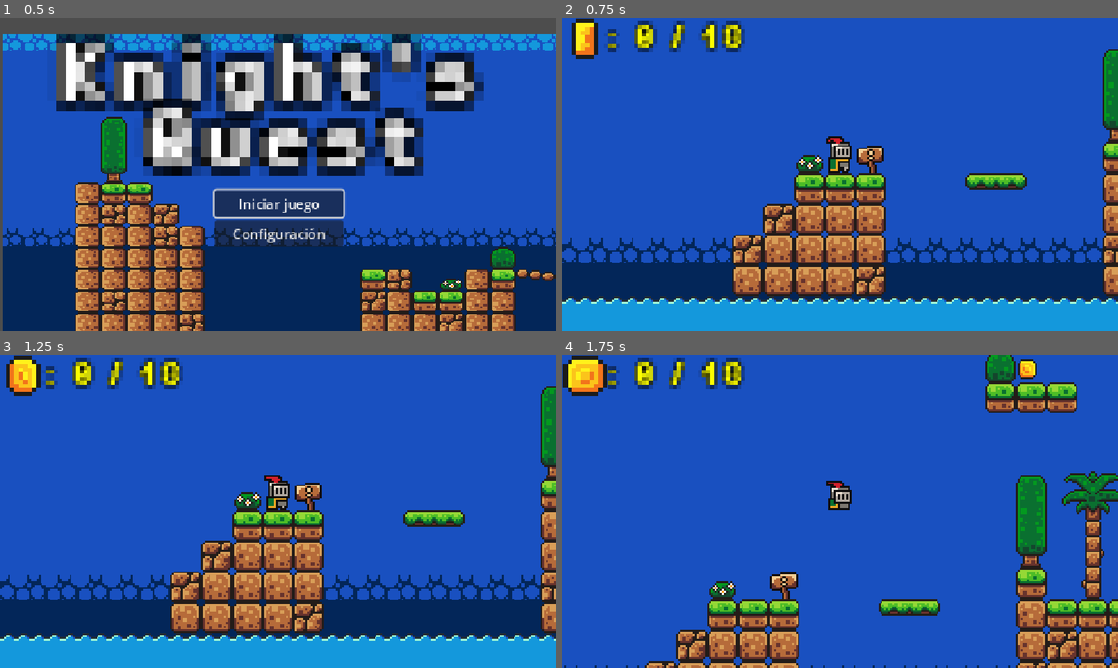
Above: before the commit, frames 1-4 (two rows, left to right).
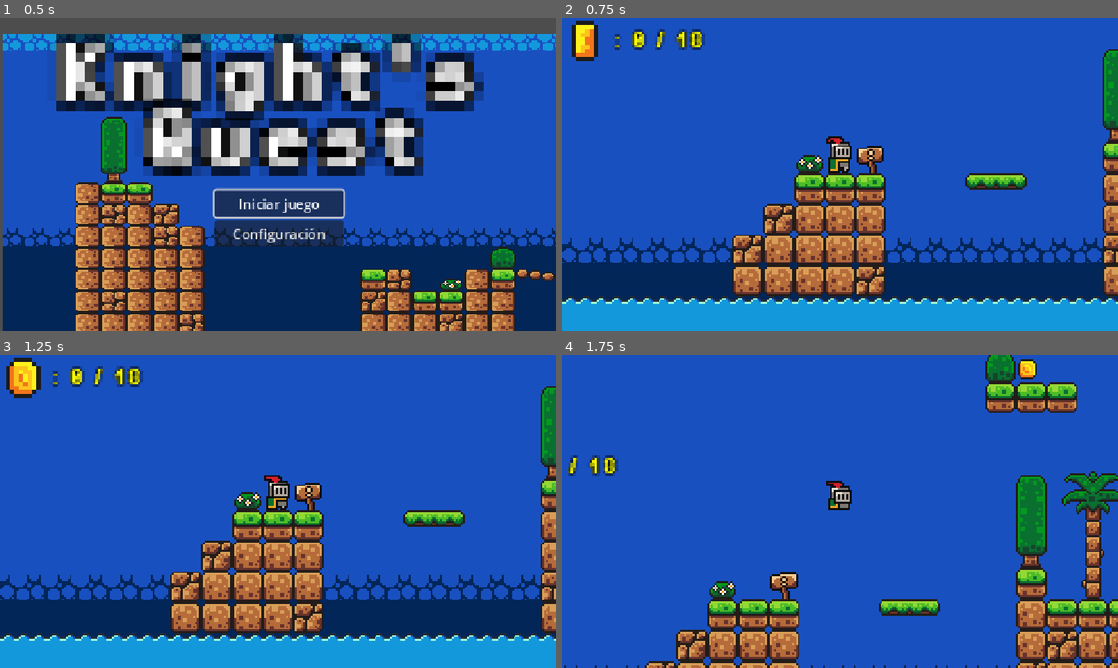
Above: after the commit, the same moments.

Repository: Sylvan0r/Pruebas-Godot
Game: Godot game, scene res://scenes/menu.tscn
Two runs of this game, one before a commit and one after it. Both use one fixed random seed, a clock stepped at 60 frames per second and the inputs below.
Inputs:
- Up to frame 1 (0.5 s): no input
- Up to frame 2 (0.75 s): click "Iniciar juego" at 0.5 s
- Up to frame 3 (1.25 s): no input
- Up to frame 4 (1.75 s): hold Right (move_right) from 1.28 s (still down); tap Space (jump) at 1.35, 1.52 s

Frame 1 is identical in both runs. In frame 2, 1.7% of the frame differs, in the area x 1-33%, y 0-14%; in frame 3, 1.8%; in frame 4, 2.6%, in the area x 0-33%, y 0-39%.

Commit message:
Añadida la funcionalidades de Android.

Diff:
--- a/scenes/game.tscn
+++ b/scenes/game.tscn
@@ -357,34 +357,40 @@
 zoom = Vector2(4, 4)
 limit_bottom = 120
 
-[node name="TouchscreenControls" type="CanvasLayer" parent="Player/Camera2D" unique_id=1863996839]
-
-[node name="Right" type="TouchScreenButton" parent="Player/Camera2D/TouchscreenControls" unique_id=1397761584]
-position = Vector2(-289, 57)
+[node name="CanvasLayer" type="CanvasLayer" parent="." unique_id=597633649]
+follow_viewport_enabled = true
+
+[node name="Right" type="TouchScreenButton" parent="CanvasLayer" unique_id=1397761584]
+position = Vector2(-288, 57.690002)
 scale = Vector2(0.161, 0.157)
 texture_normal = ExtResource("11_kvpfn")
-
-[node name="Left" type="TouchScreenButton" parent="Player/Camera2D/TouchscreenControls" unique_id=1878348084]
-position = Vector2(-238, 82.5)
-rotation = 3.1415927
+action = "move_left"
+visibility_mode = 1
+
+[node name="Left" type="TouchScreenButton" parent="CanvasLayer" unique_id=1878348084]
+position = Vector2(-240.00002, 82.69)
+rotation = -3.1415925
 scale = Vector2(0.157, 0.157)
 texture_normal = ExtResource("11_kvpfn")
-
-[node name="Jump" type="TouchScreenButton" parent="Player/Camera2D/TouchscreenControls" unique_id=1380166130]
+action = "move_right"
+visibility_mode = 1
+
+[node name="Jump" type="TouchScreenButton" parent="CanvasLayer" unique_id=1380166130]
 position = Vector2(0, 58)
 rotation = 1.5707964
 scale = Vector2(0.157, 0.157)
 texture_normal = ExtResource("11_kvpfn")
-
-[node name="ScoreLabel" type="Label" parent="Player/Camera2D" unique_id=2045068435]
+action = "jump"
+visibility_mode = 1
+
+[node name="ScoreLabel" type="Label" parent="CanvasLayer" unique_id=2045068435]
 unique_name_in_owner = true
 z_index = 1
 texture_filter = 1
-offset_left = -122.0
-offset_top = -76.00001
-offset_right = -86.0
-offset_bottom = -66.00001
-scale = Vector2(1.5200049, 1.5200012)
+offset_left = -263.0
+offset_top = -72.0
+offset_right = -215.0
+offset_bottom = -62.0
 theme_override_colors/font_color = Color(0.99041176, 9.980393, 0, 1)
 theme_override_colors/font_outline_color = Color(0, 0, 0, 1)
 theme_override_constants/line_spacing = 0
@@ -395,14 +401,14 @@
 theme_override_font_sizes/font_size = 8
 text = ": 0 / 18"
 
-[node name="WinLabel" type="Label" parent="Player/Camera2D" unique_id=216423201]
+[node name="WinLabel" type="Label" parent="CanvasLayer" unique_id=216423201]
 unique_name_in_owner = true
 visible = false
 z_index = 6
-offset_left = -88.00001
-offset_top = -18.0
-offset_right = -31.000008
-offset_bottom = -6.0
+offset_left = -233.0
+offset_top = -16.0
+offset_right = -176.0
+offset_bottom = -4.0
 scale = Vector2(3.080001, 2.96)
 theme_override_colors/font_color = Color(1, 1, 1, 1)
 theme_override_colors/font_outline_color = Color(0, 0, 0, 1)
@@ -412,9 +418,10 @@
 theme_override_font_sizes/font_size = 8
 text = "You Win!"
 
-[node name="Coin" parent="Player/Camera2D" unique_id=1469972837 instance=ExtResource("5_iywne")]
-position = Vector2(-132, -70)
-scale = Vector2(-2.2519991, 2.0619705)
+[node name="Coin" parent="CanvasLayer" unique_id=1469972837 instance=ExtResource("5_iywne")]
+position = Vector2(-277, -68)
+rotation = -3.1415927
+scale = Vector2(2.2519991, -2.0619705)
 
 [node name="Killzone" parent="." unique_id=605560848 instance=ExtResource("6_p57ef")]
 position = Vector2(0, 79)
--- a/scripts/player.gd
+++ b/scripts/player.gd
@@ -5,17 +5,6 @@
 
 @onready var animated_sprite: AnimatedSprite2D = $AnimatedSprite2D
 @onready var jump: AudioStreamPlayer = $AudioStreamPlayer
-
-# Referencia a tus controles táctiles (Ajusta la ruta si están dentro de la cámara, ej: $Camera2D/TouchscreenControls)
-@onready var touchscreen_controls: CanvasLayer = $Camera2D/TouchscreenControls
-
-func _ready() -> void:
-	# === DETECCIÓN DE ANDROID / MÓVIL ===
-	if OS.has_feature("mobile") or OS.has_feature("android"):
-		touchscreen_controls.visible = true
-	else:
-		# Si estás probando en PC, los oculta automáticamente para que no estorben
-		touchscreen_controls.visible = false
 
 func _physics_process(delta: float) -> void:
 	# Add the gravity.
